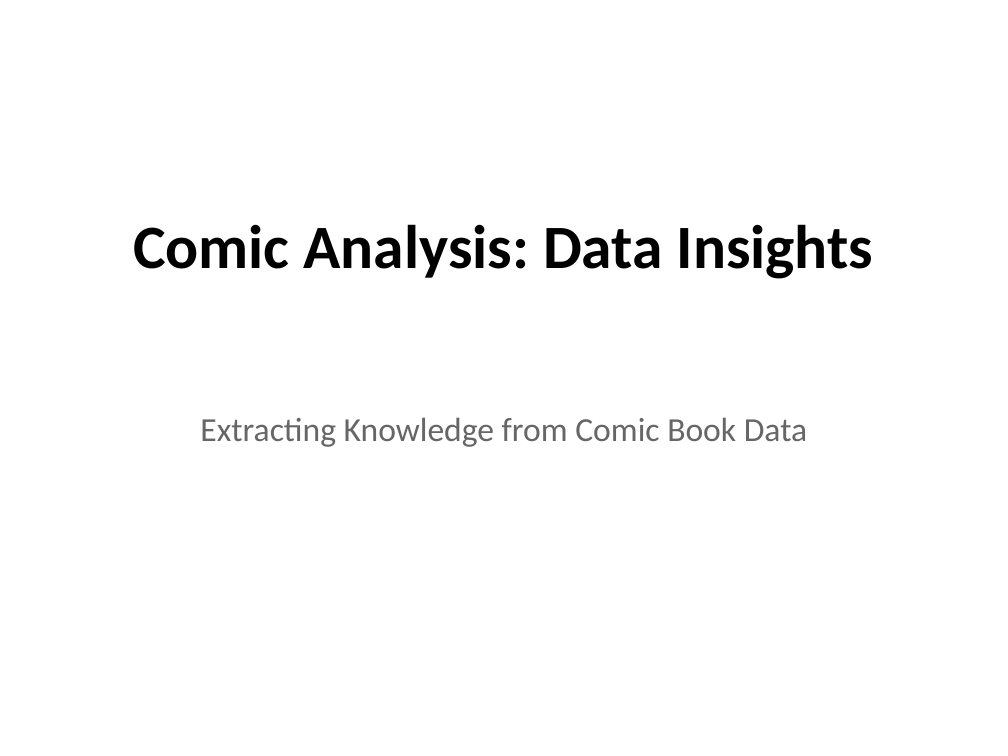
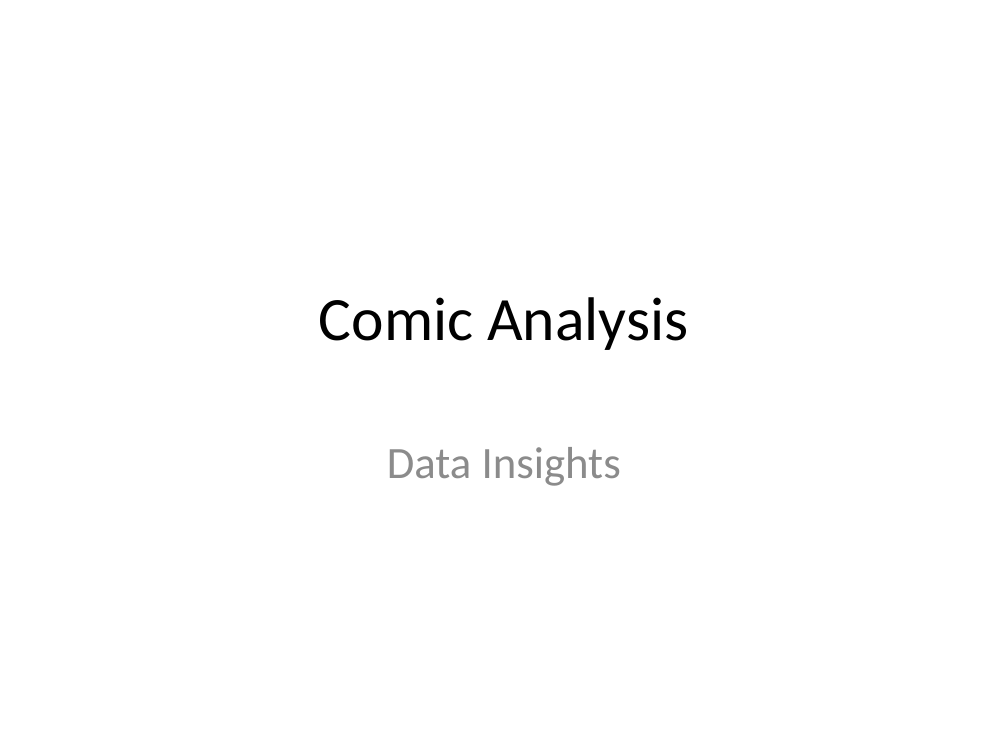
Before and after one commit to RichardScottOZ/powerpoint, a slide deck: slide 1 of examples/comic_analysis_data_insights.pptx. Drawn at 1008x756 pixels with LibreOffice and Linux fonts; fonts in the diff are those of the drawing. Boxes give left, top, right and bottom in pixels: in the first picture for what was removed or moved away, otherwise in the second. Text is boxed around its words. In the diff, an @@ line names an element or a change of style, - is before the commit and + after.

```diff
--- a/examples/comic_analysis_data_insights.pptx
+++ b/examples/comic_analysis_data_insights.pptx
@@ title "Comic Analysis" at (319,297,688,350): vertical alignment top to middle @@
@@ title at (319,297,688,350): text changed; bold off @@
-Comic Analysis: Data Insights
+Comic Analysis
@@ text removed at (200,417,807,447) @@
-Extracting Knowledge from Comic Book Data
@@ subtitle added at (387,447,621,486), 32 pt, text #8C8C8C @@
+Data Insights
```
Also in this commit, not shown: 5 slides added, 4 slides removed, 16 other files.
